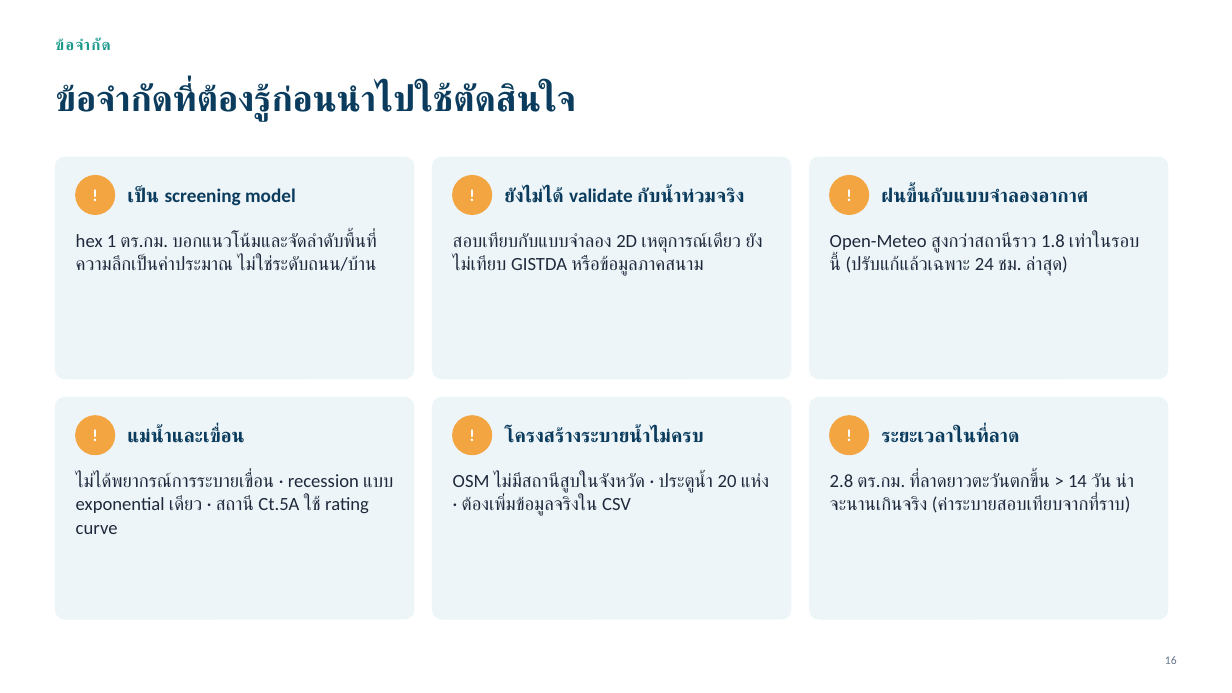
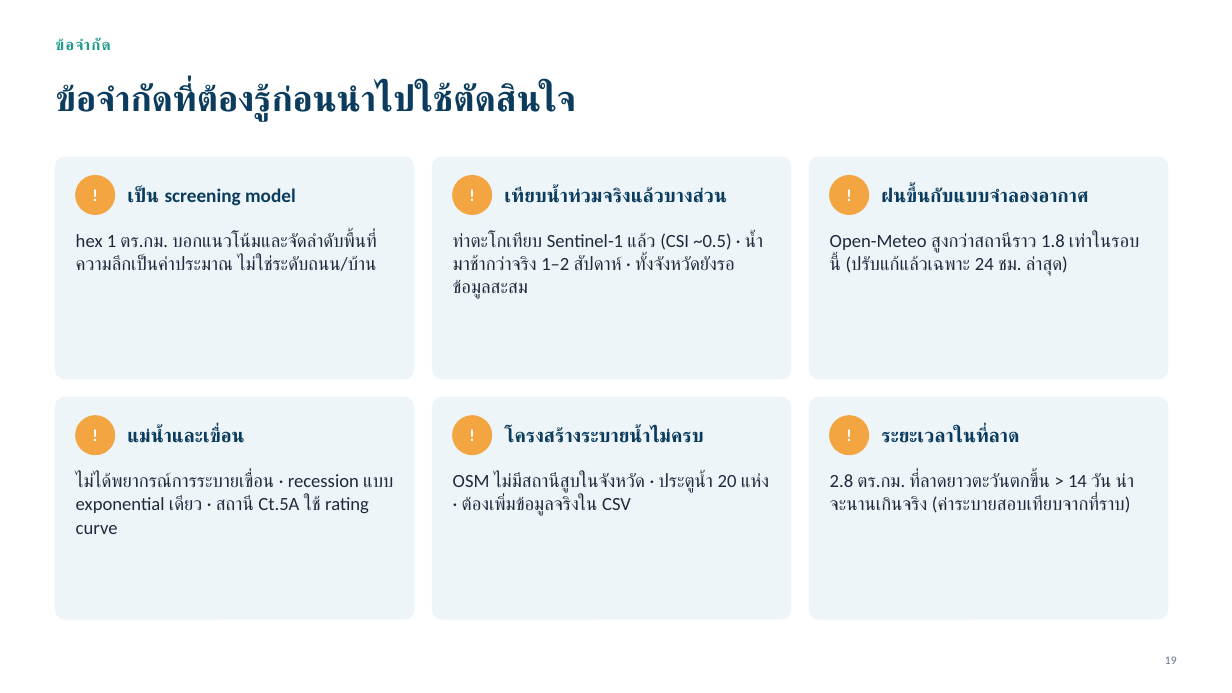
Before and after one commit to att-geo/nakhonsawan-flood, a slide deck: slide 19 of docs/report/NakhonSawanFlood_ผู้บริหารและทีมเทคนิค.pptx (slide 16 before the commit). Drawn at 1232x693 pixels with LibreOffice and Linux fonts; fonts in the diff are those of the drawing. Boxes give left, top, right and bottom in pixels: in the first picture for what was removed or moved away, otherwise in the second. Text is boxed around its words. In the diff, an @@ line names an element or a change of style, - is before the commit and + after.

```diff
--- a/docs/report/NakhonSawanFlood_ผู้บริหารและทีมเทคนิค.pptx
+++ b/docs/report/NakhonSawanFlood_ผู้บริหารและทีมเทคนิค.pptx
@@ text at (504,187,726,203): text changed @@
-ยังไม่ได้ validate กับน้ำท่วมจริง
+เทียบน้ำท่วมจริงแล้วบางส่วน
@@ text at (453,232,763,299): text changed @@
-สอบเทียบกับแบบจำลอง 2D เหตุการณ์เดียว ยังไม่เทียบ GISTDA หรือข้อมูลภาคสนาม
+ท่าตะโกเทียบ Sentinel-1 แล้ว (CSI ~0.5) · น้ำมาช้ากว่าจริง 1–2 สัปดาห์ · ทั้งจังหวัดยังรอข้อมูลสะสม
```
Also in this commit, not shown: 9 other slides changed, 3 slides added, 3 other files.
